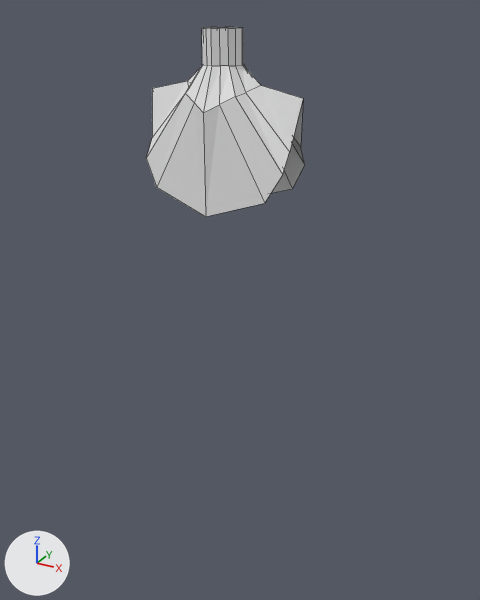
The Blender file Blends/firstTry.blend as it was, and as the next commit left it.
Before and after are seen from a 50 mm lens placed at (0.71, -1.22, 1.451), pointed at (0.016, 0.041, 0.821). Arrows for +X, +Y and +Z are at lower left; the lights stay in place. Mesh edges are drawn as thin lines. The same objects are shown in both versions, whatever each file hides.
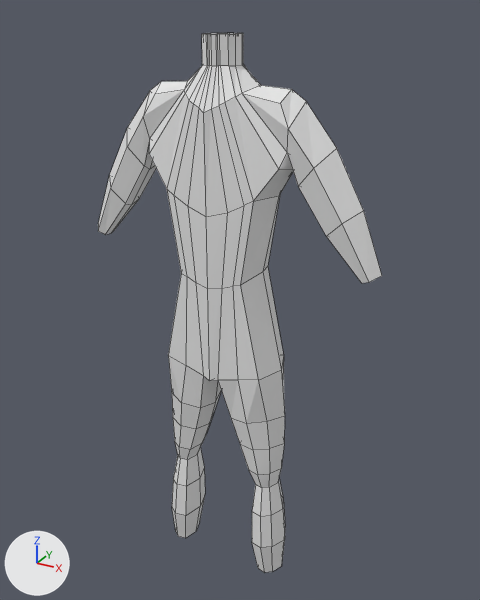
Changed parts and their boxes (x1, y1, x2, y2) in the pictures (480 x 600 px):
'Cube', reshaped (78% wider, 183% taller): before (146, 27, 305, 217); after (98, 33, 382, 572)

The change, as a diff of the scene's bpy script:
```diff
--- a/Blends/firstTry.blend.py
+++ b/Blends/firstTry.blend.py
@@ me_cube @@
 # used by ob_cube; location = (0.0, 0.0, 0.0)
-me_cube.from_pydata(...)  # 36 vertices, 24 faces, 1 loose edge; spans x 0.0..0.177, y -0.078..0.078, z 1.052..1.415
+me_cube.from_pydata(...)  # 154 vertices, 136 faces; spans x 0.0..0.362, y -0.078..0.078, z 0.1..1.405
+# me_cube part 1
+# 3 vertices are removed from x 0.164..0.177, y -0.027..0.027, z 1.193..1.292
+# 12 faces are deleted
+# 1 loose edge is deleted
+# 9 vertices in x 0.0..0.044, y -0.044..0.044, z 1.415 move by (0.0, 0.0, -0.01)
+# 8 vertices move from x 0.029..0.163, y -0.066..0.066, z 1.096..1.3 to x 0.0..0.154, y -0.078..0.078, z 0.889..1.3
+# 121 vertices are added at x 0.0..0.362, y -0.078..0.078, z 0.1..1.405
+# 124 new faces join them
```
